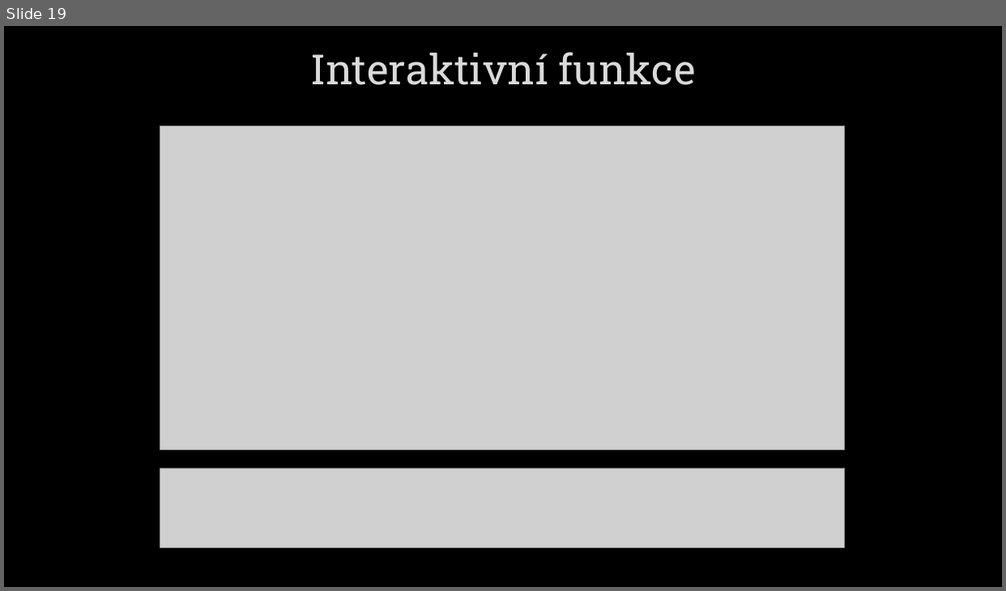
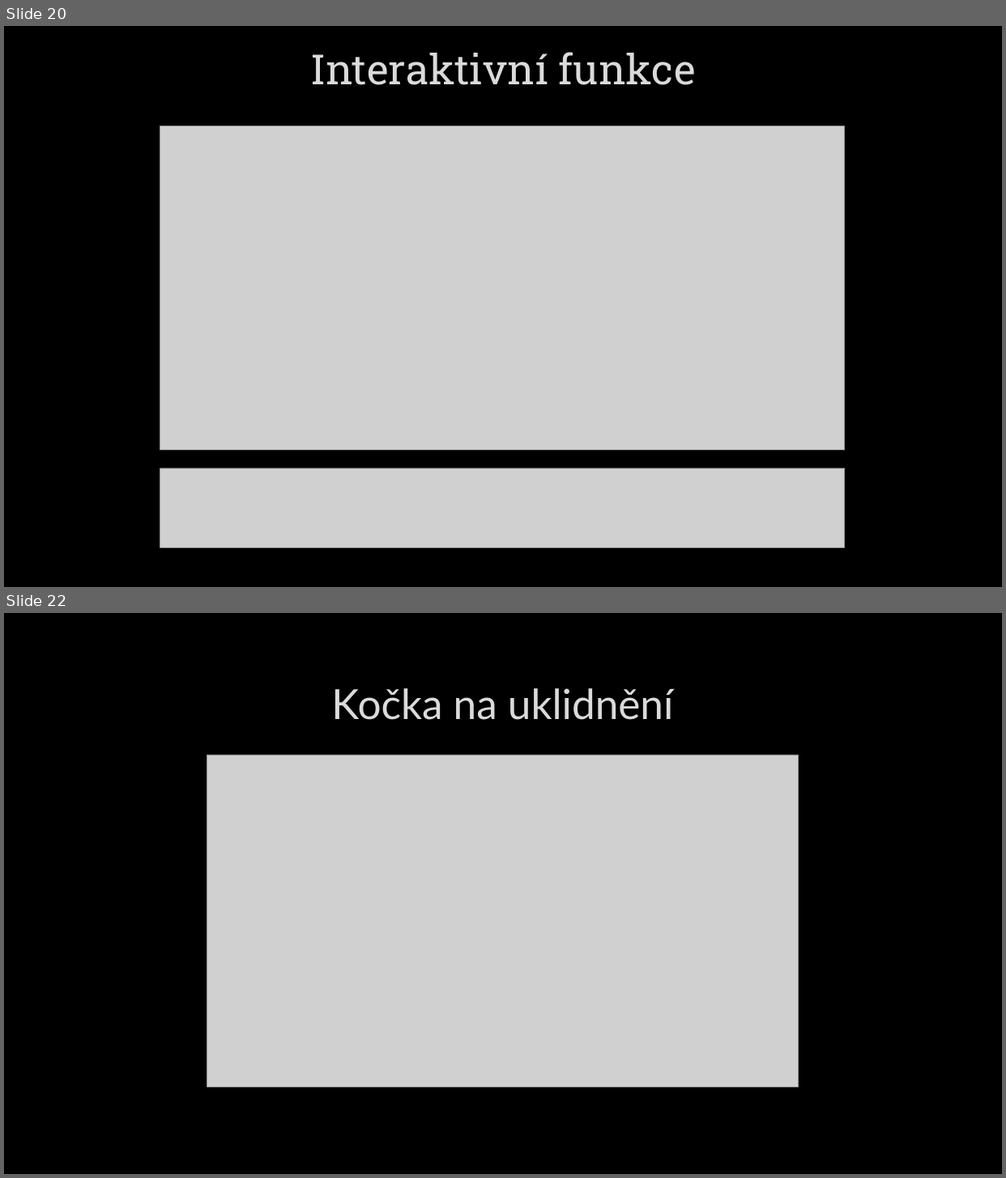
Before and after one commit to Meetsys128/kulisarnaUltra, a slide deck: NavrhWEB.pptx. Shown one above the other, each under a label of ours: slide 19 before the commit, slides 20 and 22 after it; the slides between them are not shown. The pictures are 1006x591 and 1006x1178 pixels, drawn with LibreOffice and Linux fonts; fonts in the diff are those of the drawing; grey boxes stand for pictures; background and template pictures are left out. Boxes give left, top, right and bottom in pixels: in the first picture for what was removed or moved away, otherwise in the second. Text is boxed around its words. In the diff, an @@ line names an element or a change of style, - is before the commit and + after.

```diff
--- a/NavrhWEB.pptx
+++ b/NavrhWEB.pptx
@@ slide 22 added at (4, 613, 1002, 1174), background picture (left out) @@
@@ title added at (331, 688, 673, 720), 40 pt, text #DADADA @@
+Kočka na uklidnění
@@ picture added at (207, 755, 799, 1087) @@
@@ what was slide 19 is now slide 20 @@
```
Also in this commit, not shown: 1 slide changed, 2 other slides added, 1 slide removed.
